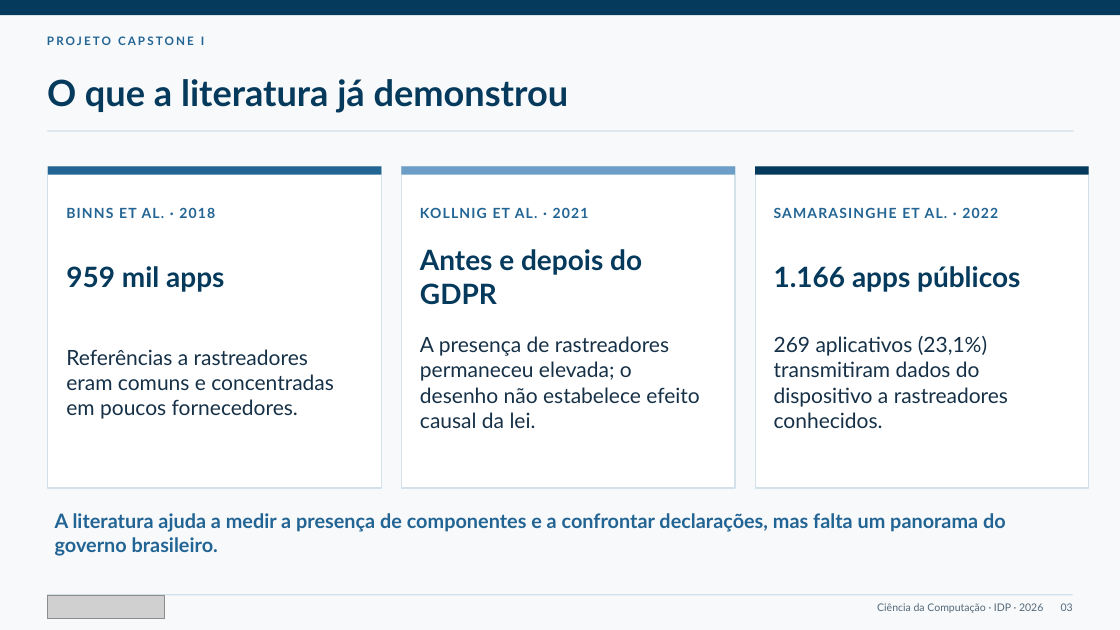
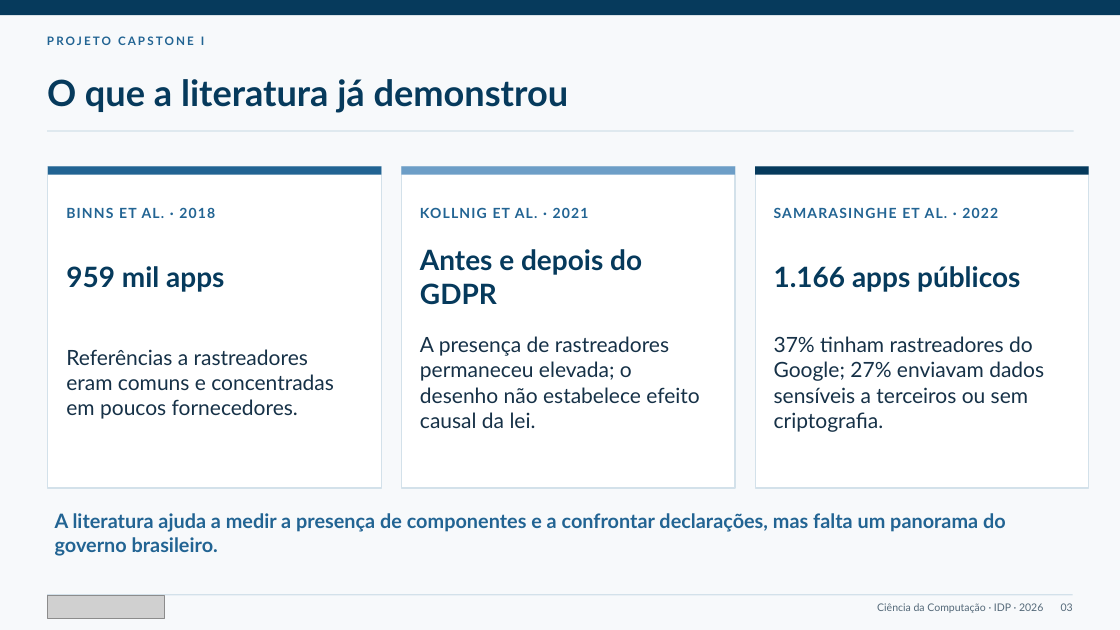
Before and after one commit to ClaudioAMF1/TCC, a slide deck: slide 3 of tcc/apresentacao/simulacao-defesa-rascunho.pptx. Drawn at 1120x630 pixels with LibreOffice and Linux fonts; fonts in the diff are those of the drawing; grey boxes stand for pictures. Boxes give left, top, right and bottom in pixels: in the first picture for what was removed or moved away, otherwise in the second. Text is boxed around its words. In the diff, an @@ line names an element or a change of style, - is before the commit and + after.

```diff
--- a/tcc/apresentacao/simulacao-defesa-rascunho.pptx
+++ b/tcc/apresentacao/simulacao-defesa-rascunho.pptx
@@ text at (x1=774, y1=336, x2=1044, y2=432): text changed @@
-269 aplicativos (23,1%) transmitiram dados do dispositivo a rastreadores conhecidos.
+37% tinham rastreadores do Google; 27% enviavam dados sensíveis a terceiros ou sem criptografia.
```
Also in this commit, not shown: 7 other files.
